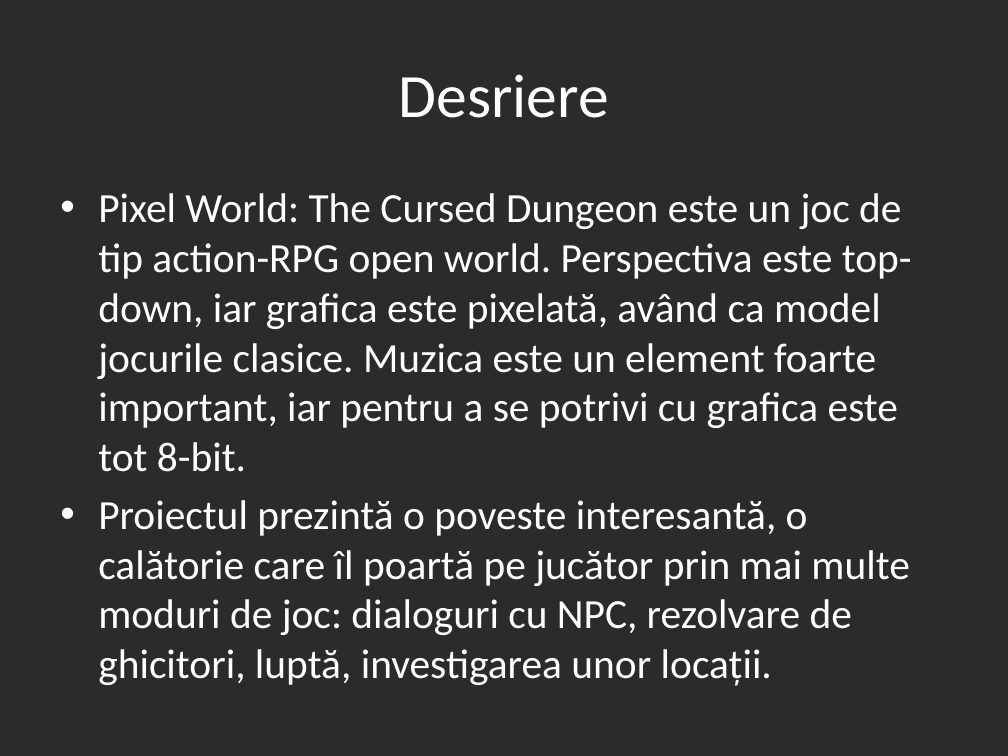
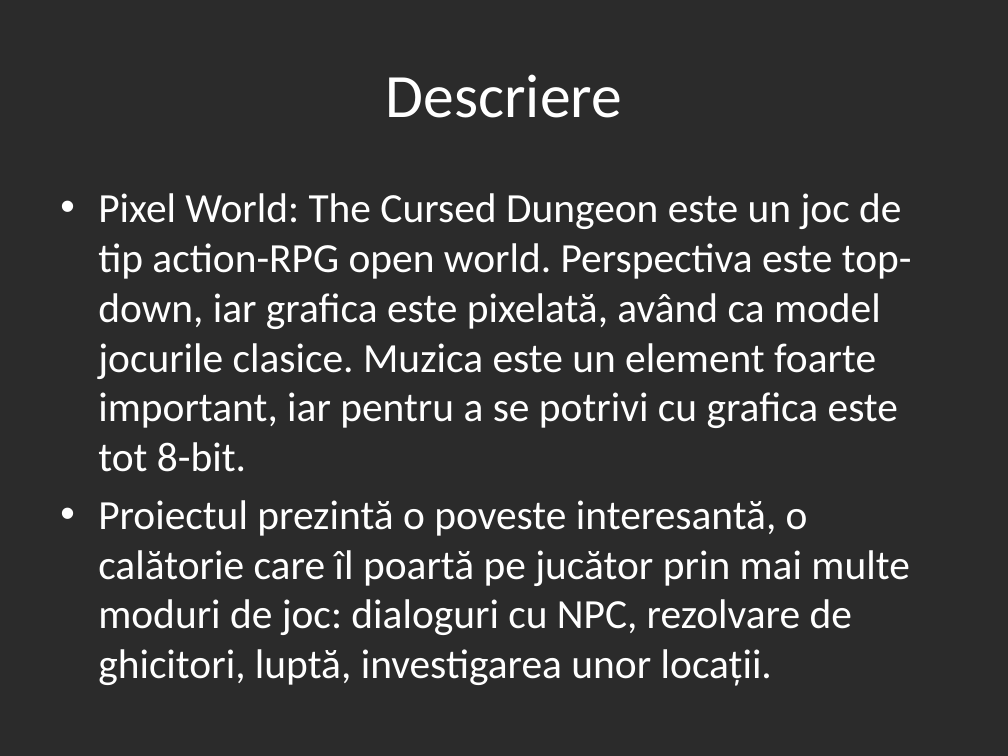
Before and after one commit to PixelRetroGames-org/Pixel-World---Duel-Mode---Launcher-v2, a slide deck: slide 3 of PRG Presentation(RO).pptx. Drawn at 1008x756 pixels with LibreOffice and Linux fonts; fonts in the diff are those of the drawing; background and template pictures are left out; a plain dark background stands for a picture behind light text. Boxes give left, top, right and bottom in pixels: in the first picture for what was removed or moved away, otherwise in the second. Text is boxed around its words. In the diff, an @@ line names an element or a change of style, - is before the commit and + after.

```diff
--- a/PRG Presentation(RO).pptx
+++ b/PRG Presentation(RO).pptx
@@ title at (386,74,622,118): text changed @@
-Desriere
+Descriere
```
Also in this commit, not shown: 3 other slides changed, 4 slides added, 12 other files.
